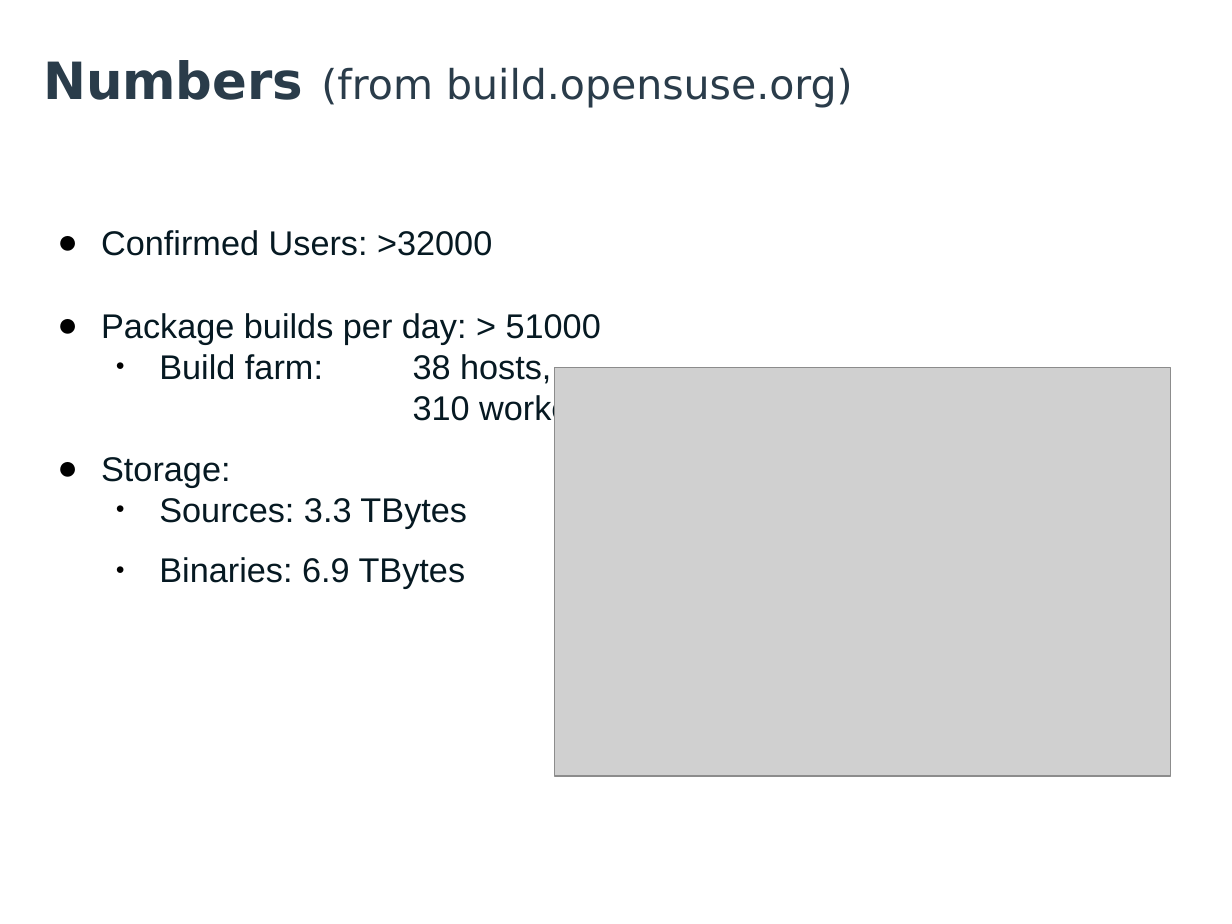
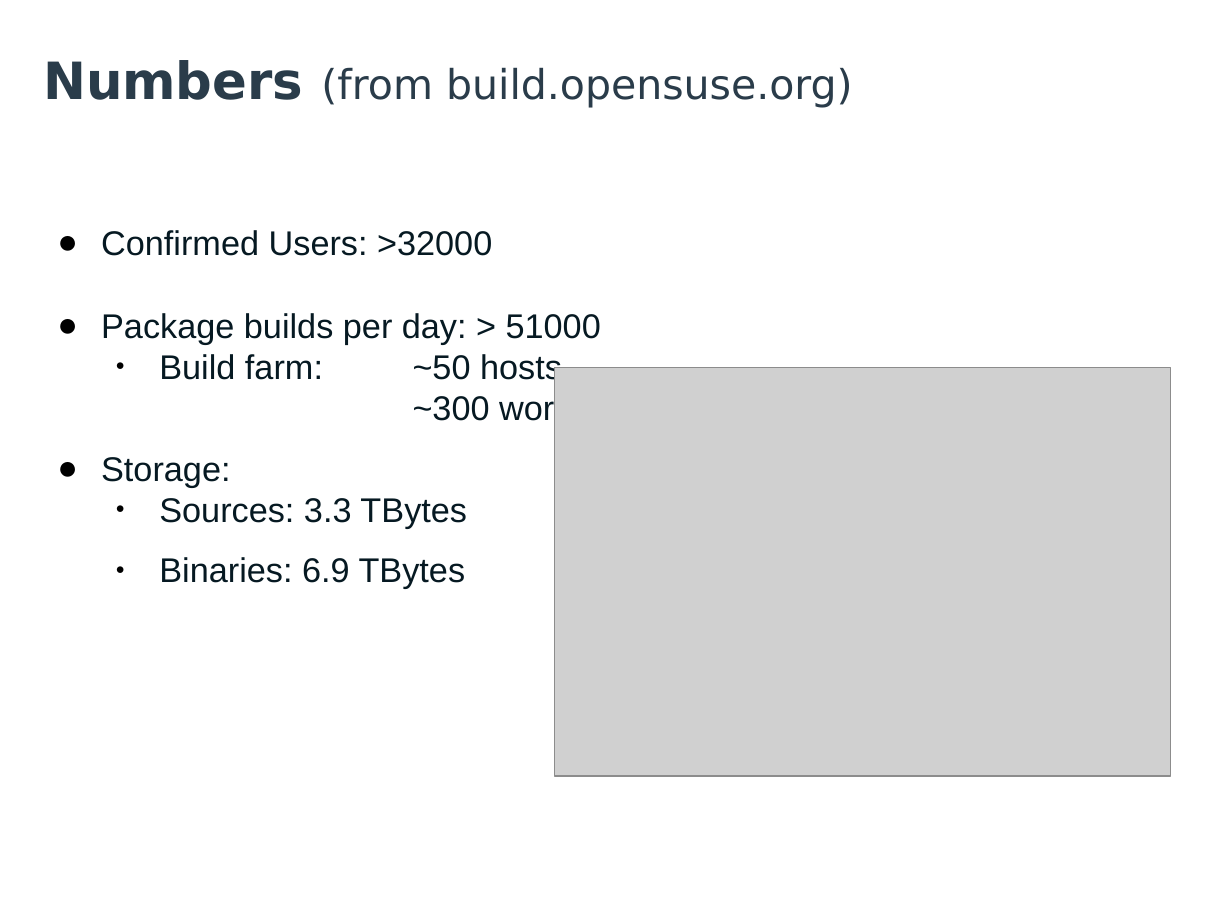
Before and after one commit to openSUSE/obs-landing, a slide deck: slide 32 of files/talks/OBS-Facts-Features-Future.odp (slide 5 before the commit). Drawn at 1232x924 pixels with LibreOffice and Linux fonts; fonts in the diff are those of the drawing; grey boxes stand for pictures; background and template pictures are left out. Boxes give left, top, right and bottom in pixels: in the first picture for what was removed or moved away, otherwise in the second. Text is boxed around its words. In the diff, an @@ line names an element or a change of style, - is before the commit and + after.

```diff
--- a/files/talks/OBS-Facts-Features-Future.odp
+++ b/files/talks/OBS-Facts-Features-Future.odp
@@ text at (159,354,619,426): text changed @@
-  ● Build farm: 38 hosts,
-    310 workers
+  ● Build farm: ~50 hosts,
+    ~300 workers
```
Also in this commit, not shown: 2 other slides changed, 30 slides added, 10 slides removed, 4 other files.
